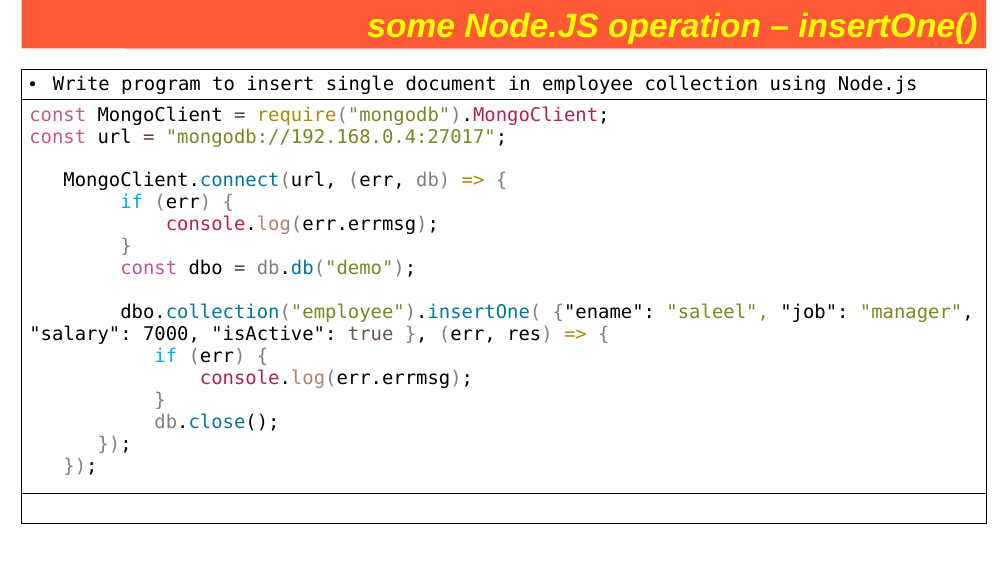
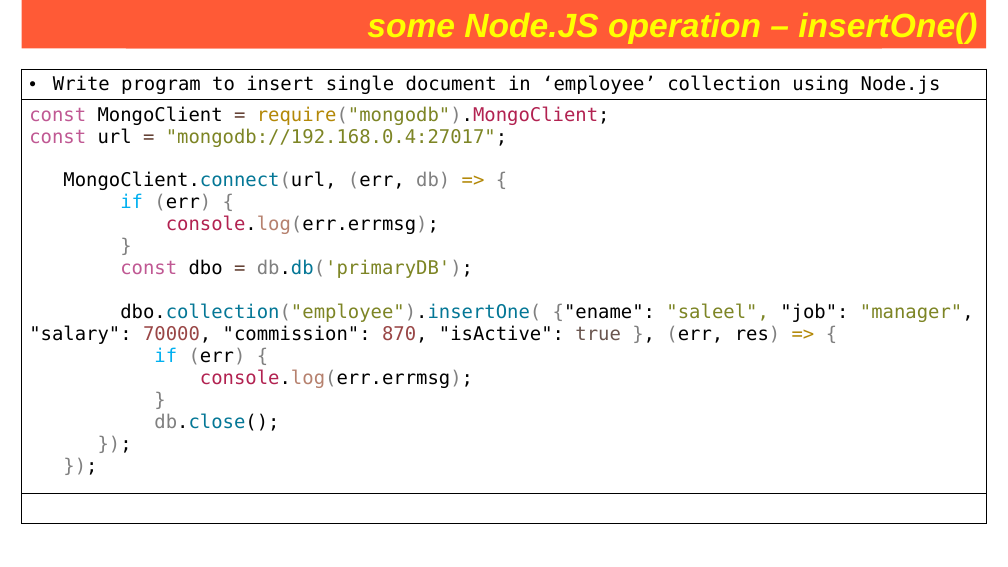
Before and after one commit to Saleel-Bagde/PPT-s, a slide deck: slide 252 of MongoDB PPT.pptx (slide 251 before the commit). Drawn at 1008x567 pixels with LibreOffice and Linux fonts; fonts in the diff are those of the drawing. Boxes give left, top, right and bottom in pixels: in the first picture for what was removed or moved away, otherwise in the second. Text is boxed around its words. In the diff, an @@ line names an element or a change of style, - is before the commit and + after.

```diff
--- a/MongoDB PPT.pptx
+++ b/MongoDB PPT.pptx
@@ table at (22, 70, 987, 524) @@
-row 1, column 1: Write program to insert single document in employee collection using Node.js
+row 1, column 1: Write program to insert single document in ‘employee’ collection using Node.js
@@ row 2, column 1: "const MongoClient = require("mongodb").MongoClient; / const url = "mongodb://192.168.0.4:27017"; / MongoClient.connect(url, (err, db) => { / if (err) { / console.log(err.errmsg); / } / const dbo = db.db("demo"); / dbo.collection("employee").insertOne( {"ename": "saleel", "job": "manager", "salary": 7000, "isActive": true }, (err, res) => { / if (err) { / console.log(err.errmsg); / } / db.close(); / }); / });" to "const MongoClient = require("mongodb").MongoClient; / const url = "mongodb://192.168.0.4:27017"; / MongoClient.connect(url, (err, db) => { / if (err) { / console.log(err.errmsg); / } / const dbo = db.db('primaryDB'); / dbo.collection("employee").insertOne( {"ename": "saleel", "job": "manager", "salary": 70000, "commission": 870, "isActive": true }, (err, res) => { / if (err) { / console.log(err.errmsg); / } / db.close(); / }); / });" @@
```
Also in this commit, not shown: 5 other slides changed, 1 slide added.
